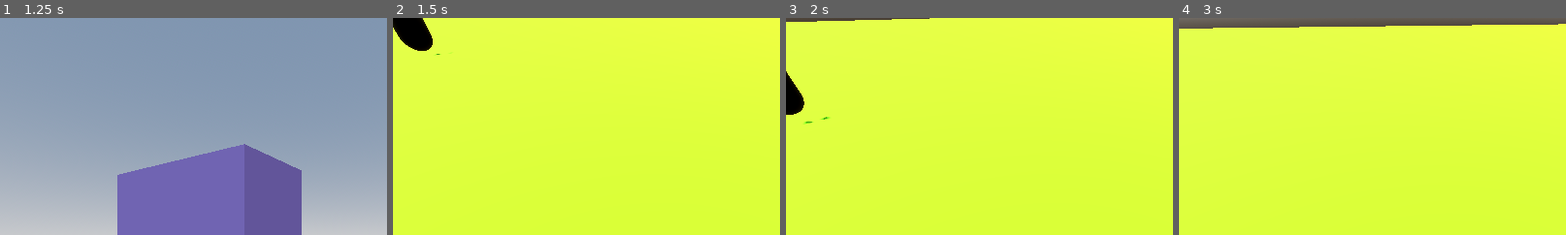
Above: before the commit, frames 1-4 (left to right).
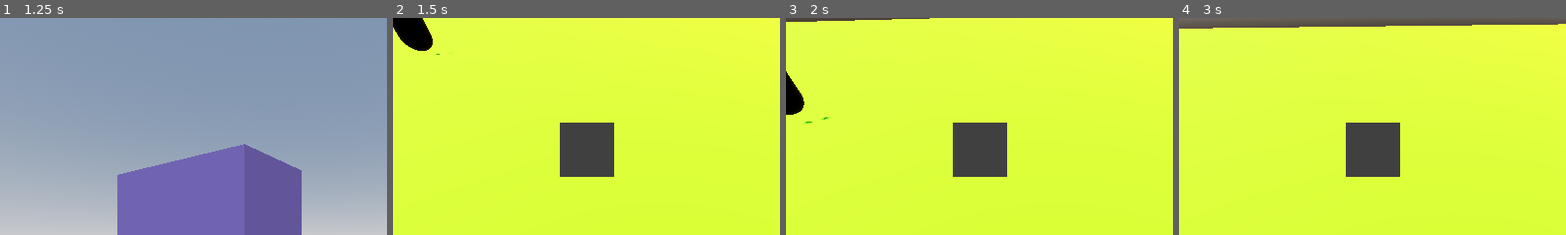
Above: after the commit, the same moments.

Repository: covmoore/potions_and_arsenals
Game: Godot game, scene res://scenes/MainMenu.tscn
The game is run twice, just before and just after one commit, with the same random seed, the same clock (stepped at 60 frames per second) and the same inputs.
Inputs (mouse positions are % of the whole screen's width and height, from its top left):
- Up to frame 1 (1.25 s): click "Play" at 0.5 s
- Up to frame 2 (1.5 s): tap Enter at 1.25 s; move the mouse to (55, 50) at 1.27 s; hold W (move_forward) from 1.28 s (still down); tap I at 1.35 s; click (55, 50) at 1.42 s
- Up to frame 3 (2 s): keep holding W (move_forward); tap Space (jump) at 1.52 s
- Up to frame 4 (3 s): keep holding W (move_forward); move the mouse to (45, 50) at 2.02 s; click (45, 50) at 2.1 s; tap Space (jump) at 2.27 s; tap I at 2.3, 2.85 s; move the mouse to (52, 48) at 2.77 s; click (52, 48) at 2.92 s
The pictures show only the part of the screen within x 14-64%, y 0-50%; the shares and areas given below are measured in that part.

Frame 1 is identical in both runs. In frame 2, 3.5% of the frame differs, in the area x 43-58%, y 48-74%; in frame 3, 3.5%; in frame 4, 3.5%.

Commit message:
start of inventory moving to new branch

Diff:
--- /dev/null
+++ b/UI/Inventory.gd
@@ -0,0 +1,11 @@
+extends GridContainer
+
+
+# Called when the node enters the scene tree for the first time.
+func _ready():
+	pass # Replace with function body.
+
+
+# Called every frame. 'delta' is the elapsed time since the previous frame.
+func _process(delta):
+	pass
--- a/UI/PlayerUI.gd
+++ b/UI/PlayerUI.gd
@@ -2,12 +2,20 @@
 
 @onready var health_text = $CanvasLayer/healthTxt
 @onready var game_over_text = $CanvasLayer/gameOverTxt
+@onready var inventory_ui = $CanvasLayer/Inventory
+@onready var player = $"../Player"
 
 func _ready():
 	game_over_text.visible = false
+	inventory_ui.visible = false
 
 func _on_player_player_died():
 	game_over_text.visible = true
 
 func _on_player_player_hit(dmg):
 	health_text.text = "%1d" % dmg
+
+func _input(event):
+	if event is InputEventKey:
+		if event.pressed and event.physical_keycode == KEY_I and player.isAlive:
+			inventory_ui.visible = not inventory_ui.visible
--- /dev/null
+++ b/UI/slot.gd
@@ -0,0 +1,7 @@
+extends ColorRect
+
+
+func _on_gui_input(event):
+	if event is InputEventMouseButton:
+		if event.pressed and event.button_index == MOUSE_BUTTON_LEFT:
+			print("slot was clicked")
--- a/handlers/Player.gd
+++ b/handlers/Player.gd
@@ -20,6 +20,7 @@
 @onready var camera = $Head/Camera3D
 @onready var gun_anim = $Head/Camera3D/TemHandGun/AnimationPlayer
 @onready var gun_barrel = $Head/Camera3D/TemHandGun/RayCast3D
+@onready var player_ui = $"../PlayerUI"
 
 func _ready():
 	Input.set_mouse_mode(Input.MOUSE_MODE_CAPTURED)
@@ -75,4 +76,6 @@
 	if health <= 0:
 		health = 0
 		isAlive = false
+		if player_ui.inventory_ui.visible:
+			player_ui.inventory_ui.visible = false
 		emit_signal("player_died")
--- a/scenes/Level1.tscn
+++ b/scenes/Level1.tscn
@@ -1,10 +1,13 @@
-[gd_scene load_steps=23 format=3 uid="uid://buyhvh6k31qu7"]
+[gd_scene load_steps=26 format=3 uid="uid://buyhvh6k31qu7"]
 
 [ext_resource type="Script" path="res://handlers/Player.gd" id="1_8i62a"]
 [ext_resource type="Script" path="res://scenes/world.gd" id="1_aaeb4"]
 [ext_resource type="PackedScene" uid="uid://driaaxhm5pppt" path="res://model_scenes/temp_enemy.tscn" id="1_cs7gb"]
 [ext_resource type="PackedScene" uid="uid://cvv5pwrpajr15" path="res://model_scenes/tem_hand_gun.tscn" id="2_b3gqk"]
 [ext_resource type="Script" path="res://UI/PlayerUI.gd" id="5_6kfod"]
+[ext_resource type="Script" path="res://UI/Inventory.gd" id="6_7giy0"]
+[ext_resource type="PackedScene" uid="uid://c5cfety2533lh" path="res://scenes/slot.tscn" id="6_8582x"]
+[ext_resource type="Script" path="res://UI/slot.gd" id="8_jhcfk"]
 
 [sub_resource type="ProceduralSkyMaterial" id="ProceduralSkyMaterial_f6la6"]
 sky_horizon_color = Color(0.64625, 0.65575, 0.67075, 1)
@@ -155,11 +158,10 @@
 mouse_filter = 1
 script = ExtResource("5_6kfod")
 
-
 [node name="CanvasLayer" type="CanvasLayer" parent="PlayerUI"]
 
 [node name="healthTxt" type="Label" parent="PlayerUI/CanvasLayer"]
-anchors_preset = -1
+anchors_preset = 2
 anchor_top = 1.0
 anchor_bottom = 1.0
 offset_left = 10.0
@@ -171,7 +173,6 @@
 label_settings = SubResource("LabelSettings_cxgmt")
 horizontal_alignment = 1
 vertical_alignment = 2
-
 
 [node name="gameOverTxt" type="Label" parent="PlayerUI/CanvasLayer"]
 visible = false
@@ -191,5 +192,25 @@
 horizontal_alignment = 1
 vertical_alignment = 1
 
+[node name="Inventory" type="GridContainer" parent="PlayerUI/CanvasLayer"]
+anchors_preset = 8
+anchor_left = 0.5
+anchor_top = 0.5
+anchor_right = 0.5
+anchor_bottom = 0.5
+offset_left = -166.0
+offset_top = -168.0
+offset_right = 166.0
+offset_bottom = 166.0
+grow_horizontal = 2
+grow_vertical = 2
+columns = 4
+script = ExtResource("6_7giy0")
+
+[node name="Slot" parent="PlayerUI/CanvasLayer/Inventory" instance=ExtResource("6_8582x")]
+layout_mode = 2
+script = ExtResource("8_jhcfk")
+
 [connection signal="player_died" from="Player" to="PlayerUI" method="_on_player_player_died"]
 [connection signal="player_hit" from="Player" to="PlayerUI" method="_on_player_player_hit"]
+[connection signal="gui_input" from="PlayerUI/CanvasLayer/Inventory/Slot" to="PlayerUI/CanvasLayer/Inventory/Slot" method="_on_gui_input"]
--- /dev/null
+++ b/scenes/slot.tscn
@@ -0,0 +1,5 @@
+[gd_scene format=3 uid="uid://c5cfety2533lh"]
+
+[node name="Slot" type="ColorRect"]
+custom_minimum_size = Vector2(80, 80)
+color = Color(0.252028, 0.252028, 0.252028, 1)
